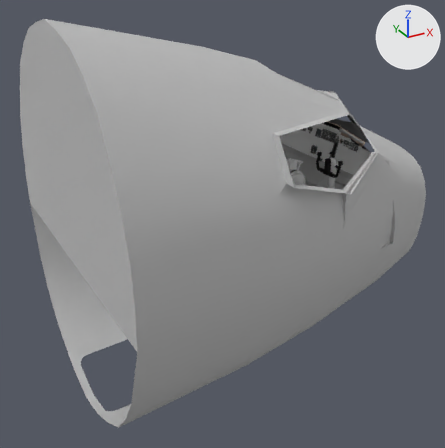
Two versions of the glTF model b738/cockpit.glb, one commit apart.
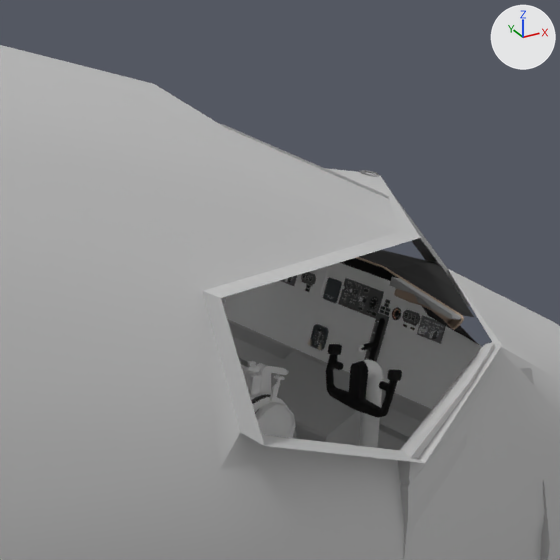
There are two pictures of each version: one whole from a 50 mm camera at (14.12, -4.72, 2.63) aimed at (16.74, 0.04, 0.25), one close up on the part from 45% to 90% of the width and 7% to 51% of the height. The lights are fixed; the arrows at upper right show +X, +Y and +Z. The last two pictures show the newer version. Vertices at exactly the same position are counted once.

Objects in the first close-up: 'anim1', 'anim4', 'body', 'gear' and 3 more.
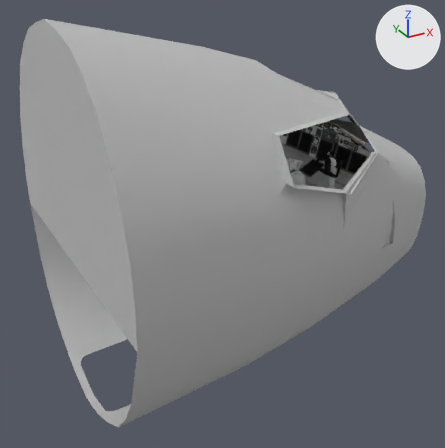
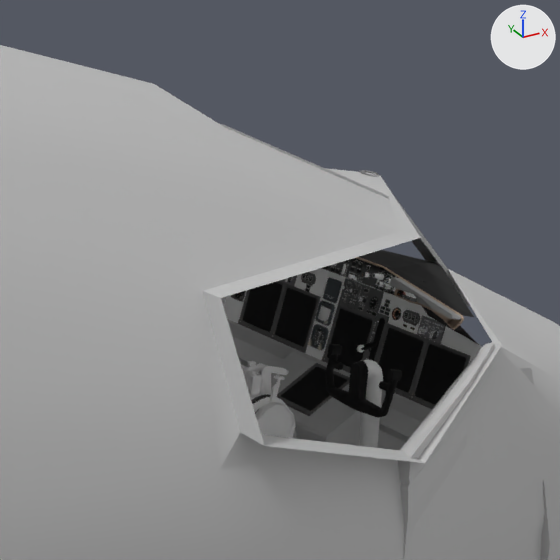
What differs and where, as boxes [x1, y1, x2, y2] in the close-ups (560 x 560 px):
part 1 of me_body, built on: before [271, 286, 437, 403]; after [231, 258, 471, 416]

Diff of the bpy script that builds the scene:
```diff
--- a/b738/cockpit.glb.py
+++ b/b738/cockpit.glb.py
@@ mat_screen_test_png_003 @@
+mat_screen_test_png_003 = bpy.data.materials.new('screen-test.png.003')
+# uses the picture img_screen_test_webp
@@ mat_efis_frame_png_001 @@
+mat_efis_frame_png_001 = bpy.data.materials.new('efis-frame.png.001')
+# uses the picture img_efis_frame_webp
@@ mat_efis_lettering_png @@
+mat_efis_lettering_png = bpy.data.materials.new('EFIS-lettering.png')
+# uses the picture img_efis_lettering_webp
@@ mat_lights_png_001 @@
+mat_lights_png_001 = bpy.data.materials.new('lights.png.001')
+# uses the picture img_lights_webp
@@ mat_screen_test_png @@
+mat_screen_test_png = bpy.data.materials.new('screen-test.png')
+# uses the picture img_screen_test_webp
@@ mat_screen_test_png_002 @@
+mat_screen_test_png_002 = bpy.data.materials.new('screen-test.png.002')
+# uses the picture img_screen_test_webp
@@ mat_digits2_png_001 @@
+mat_digits2_png_001 = bpy.data.materials.new('digits2.png.001')
+# uses the picture img_digits2_webp
@@ mat_efis_frame_png_002 @@
+mat_efis_frame_png_002 = bpy.data.materials.new('efis-frame.png.002')
+# uses the picture img_efis_frame_webp
@@ mat_efis_frame_png_003 @@
+mat_efis_frame_png_003 = bpy.data.materials.new('efis-frame.png.003')
+# uses the picture img_efis_frame_webp
@@ mat_autopilot_pnl_lettering_png @@
+mat_autopilot_pnl_lettering_png = bpy.data.materials.new('autopilot-pnl-lettering.png')
+# uses the picture img_autopilot_pnl_lettering_webp
@@ mat_screen_test_png_001 @@
+mat_screen_test_png_001 = bpy.data.materials.new('screen-test.png.001')
+# uses the picture img_screen_test_webp
@@ mat_efis_png @@
+mat_efis_png = bpy.data.materials.new('EFIS.png')
+# uses the picture img_efis_webp
@@ mat_autopilot_pnl_png @@
+mat_autopilot_pnl_png = bpy.data.materials.new('autopilot-pnl.png')
+# uses the picture img_autopilot_pnl_webp
@@ mat_isfd_png @@
+mat_isfd_png = bpy.data.materials.new('ISFD.png')
+# uses the picture img_isfd_webp
@@ mat_clock_png @@
+mat_clock_png = bpy.data.materials.new('clock.png')
+# uses the picture img_clock_webp
@@ mat_isfd_screen_png @@
+mat_isfd_screen_png = bpy.data.materials.new('ISFD-screen.png')
+# uses the picture img_isfd_screen_webp
@@ mat_737annun_png @@
+mat_737annun_png = bpy.data.materials.new('737annun.png')
+# uses the picture img_737annun_webp
@@ mat_efis_frame_png @@
+mat_efis_frame_png = bpy.data.materials.new('efis-frame.png')
+# uses the picture img_efis_frame_webp
@@ me_body @@
-me_body.from_pydata(...)  # 14096 vertices, 25526 faces; spans x 15.25..18.74, y -1.51..1.55, z -1.23..2.2
+me_body.from_pydata(...)  # 22433 vertices, 40377 faces; spans x 15.25..18.74, y -1.51..1.55, z -1.23..2.2
+# me_body part 1: 284 vertices moved within x 17.0..17.92, y -0.18..0.14, z 0.55..1.0; 473 vertices removed from x 17.0..17.92, y -0.42..0.22, z 0.55..1.0; 8396 vertices added at x 17.65..17.95, y -0.69..0.73, z 0.61..1.16
+# other edits to the shape of me_body do not show in these pictures
 me_body.materials.append(mat_mat)
@@ me_body @@
 me_body.materials.append(mat_digits2_png)
+me_body.materials.append(mat_737annun_png)
+me_body.materials.append(mat_lights_png_001)
+me_body.materials.append(mat_autopilot_pnl_png)
+me_body.materials.append(mat_efis_png)
+me_body.materials.append(mat_autopilot_pnl_lettering_png)
+me_body.materials.append(mat_efis_lettering_png)
+me_body.materials.append(mat_efis_frame_png)
+me_body.materials.append(mat_screen_test_png)
+me_body.materials.append(mat_efis_frame_png_001)
+me_body.materials.append(mat_screen_test_png_001)
+me_body.materials.append(mat_efis_frame_png_002)
+me_body.materials.append(mat_screen_test_png_002)
+me_body.materials.append(mat_clock_png)
+me_body.materials.append(mat_isfd_png)
+me_body.materials.append(mat_isfd_screen_png)
+me_body.materials.append(mat_mat_008)  # white #fffff2
+me_body.materials.append(mat_mat_009)  # red #ff000a
+me_body.materials.append(mat_digits2_png_001)
+me_body.materials.append(mat_efis_frame_png_003)
+me_body.materials.append(mat_screen_test_png_003)
@@ me_anim1 @@
 me_anim1.from_pydata(...)  # 92 vertices, 151 faces; spans x 17.553..17.628, y -0.52..-0.461, z 0.12..0.938
-me_anim1.materials.append(mat_mat_008)  # white #e7e7e7
+me_anim1.materials.append(mat_mat_007)  # white #e7e7e7
```
